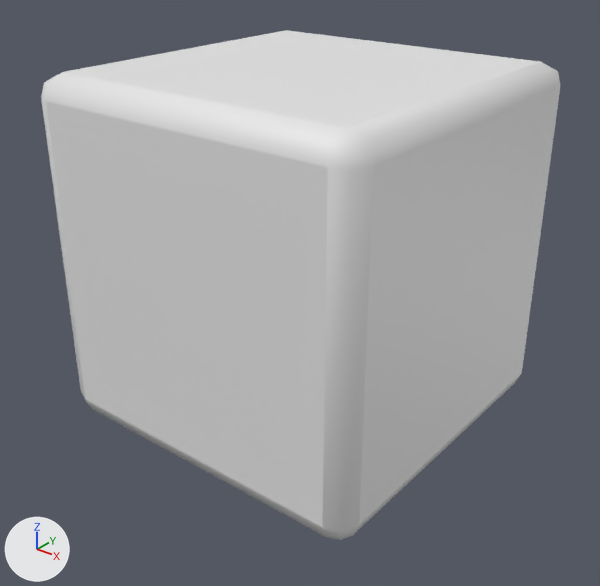
What one commit did to the Blender file resources/gltf/Playground.blend.
Both versions are drawn from a 50 mm camera at (13.47, -17.21, 9.1) aimed at (0.16, -0.57, -1.22). Every picture has the same lights, and +X, +Y and +Z are marked at lower left. The same objects are shown in both versions, whatever each file hides.

Before the edit, the objects in view are built like this:
```python
me_cube_002 = bpy.data.meshes.new('Cube.002')
me_cube_002.from_pydata(...)  # a box spanning x -5.0..5.0, y -5.0..5.0, z -5.0..5.0
me_cube_002.polygons.foreach_set('use_smooth', [True] * 6)
me_cube_002.materials.append(mat_wall)  # white #e7e7e7
ob_cube = bpy.data.objects.new('Cube', me_cube_002)
ob_cube.location = (0.0, 0.0, 0.0)
_m = ob_cube.modifiers.new('Bevel — ND B', 'BEVEL')
_m.width = 0.88
_m.width_pct = 0.88
_m.segments = 2
_m.use_clamp_overlap = False
_m.offset_type = 'WIDTH'
_m.loop_slide = False
_m.face_strength_mode = 'FSTR_AFFECTED'
_m.miter_outer = 'MITER_ARC'
_m = ob_cube.modifiers.new('Weld — ND B', 'WELD')
_m.merge_threshold = 0.00001
```
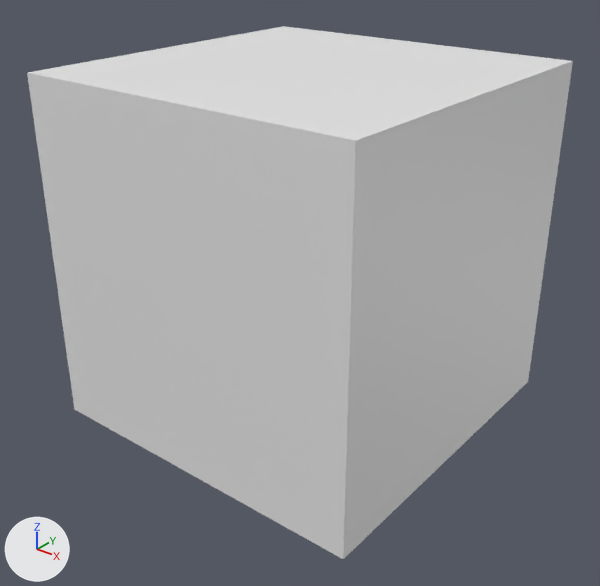
The change, as a diff of the scene's bpy script:
```diff
--- a/resources/gltf/Playground.blend.py
+++ b/resources/gltf/Playground.blend.py
@@ me_cube_002 @@
 me_cube_002.from_pydata(...)  # 8 vertices, 6 faces; spans x -5.0..5.0, y -5.0..5.0, z -5.0..5.0
 # used by ob_cube; location = (0.0, 0.0, 0.0)
+# me_cube_002 part 1: edges marked sharp go from 12 to 0
 me_cube_002.materials.append(mat_wall)
@@ ob_cube @@
 ob_cube.location = (0.0, 0.0, 0.0)
-_m = ob_cube.modifiers.new('Bevel — ND B', 'BEVEL')
-_m.width = 0.88
-_m.width_pct = 0.88
-_m.segments = 2
-_m.use_clamp_overlap = False
-_m.offset_type = 'WIDTH'
-_m.loop_slide = False
-_m.face_strength_mode = 'FSTR_AFFECTED'
-_m.miter_outer = 'MITER_ARC'
-_m = ob_cube.modifiers.new('Weld — ND B', 'WELD')
-_m.merge_threshold = 0.00001
```

Where the change shows, as pixel boxes (x1, y1, x2, y2) in the pictures (600 x 586 px):
'Cube', modifiers changed: before (41, 30, 560, 540); after (27, 26, 573, 559)
